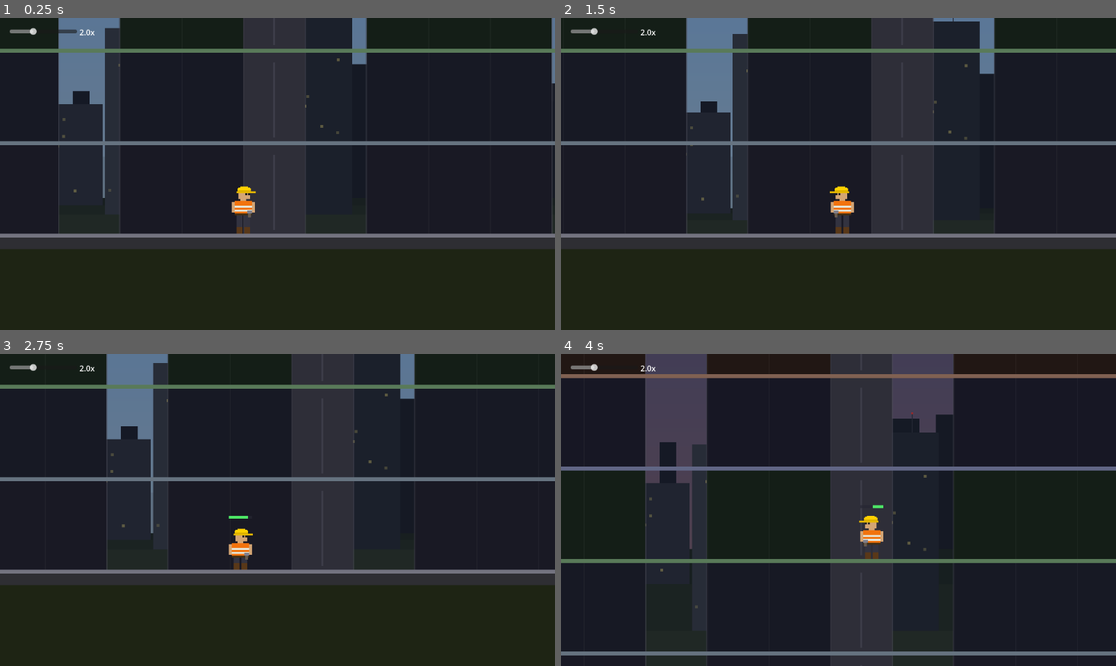
Above: before the commit, frames 1-4 (two rows, left to right).
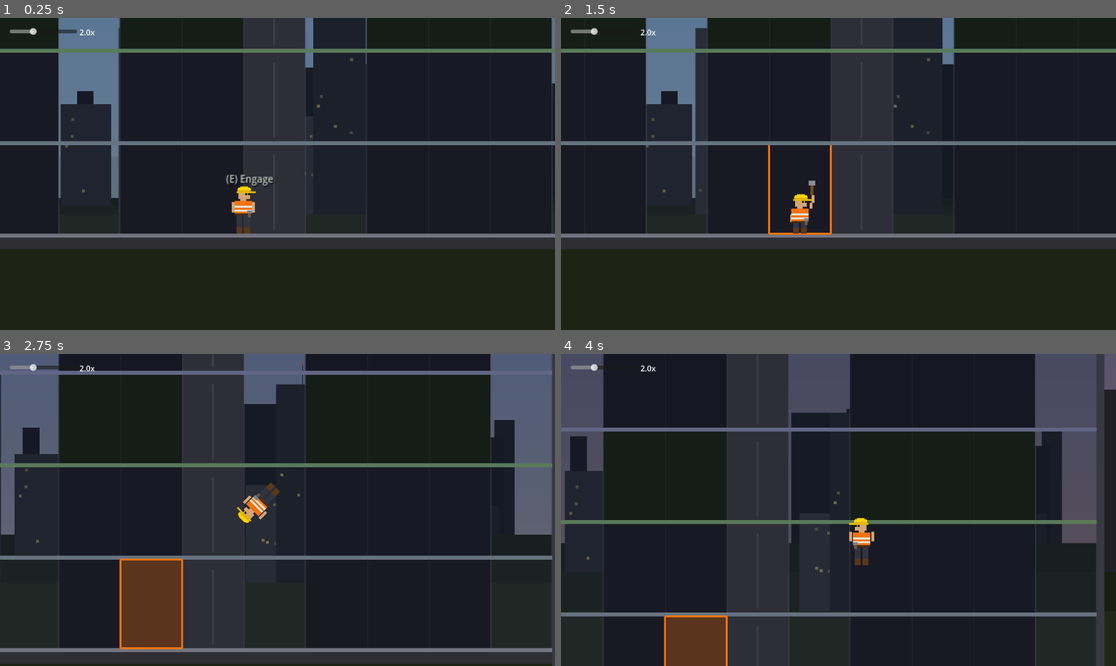
Above: after the commit, the same moments.

Repository: jaredclarkgay/space-tower
Game: Godot game, scene res://scenes/sim/sim.tscn
Two runs of this game, one before a commit and one after it. Both use one fixed random seed, a clock stepped at 60 frames per second and the inputs below.
Inputs (mouse positions are in pixels of both pictures, inside the frame that each line leads up to):
- Up to frame 1 (0.25 s): no input
- Up to frame 2 (1.5 s): tap Enter at 0.5 s; move the mouse to (960, 158) at 0.52 s; hold D (move_right) 0.53-1.28 s; hold S (drop) 0.53-1.28 s; click (960, 158) at 0.67 s; tap Space (jump) at 0.77, 1.07 s; tap E (interact) at 0.8, 1.35 s; move the mouse to (727, 189) at 1.27 s; hold A (move_left) from 1.28 s (still down)
- Up to frame 3 (2.75 s): tap Space (jump) at 1.52, 1.55, 1.82 s; move the mouse to (333, 441) at 2.02 s; release A (move_left) at 2.03 s; hold D (move_right) from 2.03 s (still down); hold Space (jump) from 2.03 s (still down); tap S (drop) at 2.3 s
- Up to frame 4 (4 s): move the mouse to (810, 572) at 2.77 s; release Space (jump) at 2.78 s; tap S (drop) at 2.85 s; click (810, 572) at 2.92 s; tap Space (jump) at 3.02, 3.32 s; tap E (interact) at 3.05, 3.6 s; move the mouse to (1005, 556) at 3.52 s; release D (move_right) at 3.53 s; hold A (move_left) from 3.53 s (still down); hold Space (jump) from 3.53 s (still down)

The runs differ from the first frame. In frame 1, 2.1% of the frame differs, in the area x 10-66%, y 0-58%; in frame 2, 7.5%; in frame 3, 36%; in frame 4, 39%, in the area x 0-100%, y 0-100%.

Commit message:
Add hammer claim mechanic, block interaction layer, horizontal parallax
Implement the core building verb for the 2D sim interior. Player kneels
and rapidly hammers blocks (8 strikes, ~0.7s) to claim them. Orange
borders grow around the block perimeter as claim progresses, with spark
particles per strike and flash/fill/shake on completion.

New files:
- block.gd: per-block interactive node with claim state, border Line2Ds,
  Area2D interaction zone, spark/completion particles, GameState wiring

Modified:
- sim.gd: buildable blocks are now Block nodes, screen shake on claim
  completion, find_nearest_claimable_block helper, horizontal parallax
  on all city/sky layers
- player_2d.gd: CLAIMING state with 8-strike timer sequence, input lock
  during strikes, jump cancels between strikes, (E) Engage prompt
- player_sprite.gd: kneeling hammer poses (wind-up/impact alternation)
- game_state.gd: block_claims and block_claim_owners dictionaries

Co-Authored-By: Claude Opus 4.6 (1M context) <noreply@anthropic.com>

Diff:
--- a/autoloads/game_state.gd
+++ b/autoloads/game_state.gd
@@ -25,6 +25,11 @@
 # Reckoning
 var reckoning_outcome: String = ""
 var builder_color: Color = Color.WHITE
+
+# Block claims — keyed by "claim_{floor}_{block}" → progress float (0.0–1.0)
+var block_claims: Dictionary = {}
+# Block claim owners — keyed by "claim_{floor}_{block}" → owner string
+var block_claim_owners: Dictionary = {}
 
 # Flags
 var panel_floor: int = 0
--- /dev/null
+++ b/scenes/sim/block.gd
@@ -0,0 +1,293 @@
+extends Node2D
+
+## Block claim and buildout state
+var block_index: int = -1
+var floor_index: int = -1
+
+## Claim state
+var claim_progress: float = 0.0
+var claim_owner: String = ""         # "player", "builder_ai", "suit", or ""
+var claim_locked: bool = false       # true when 1.0 reached
+var current_strike: int = 0          # 0-7, which strike we're on
+
+## Visual state
+var owner_color: Color = Color(0.95, 0.45, 0.05)  # default vest orange
+var is_player_nearby: bool = false
+
+## Dimensions (set by initialize())
+var block_width: float = 64.0
+var block_height: float = 92.0
+
+## Constants
+const STRIKES_TOTAL := 8
+const PROGRESS_PER_STRIKE := 0.125
+const BORDER_WIDTH := 2.0
+const FILL_ALPHA := 0.3
+const SPARK_COUNT := 10
+const COMPLETION_SPARK_COUNT := 25
+
+## Child nodes
+var _bg: ColorRect
+var _border_left: Line2D
+var _border_bottom: Line2D
+var _border_right: Line2D
+var _border_top: Line2D
+var _fill: ColorRect
+var _interaction_area: Area2D
+var _spark_particles: GPUParticles2D
+var _completion_particles: GPUParticles2D
+
+signal claim_completed(floor_idx, block_idx)
+
+
+func initialize(w: float, h: float, bg_color: Color) -> void:
+	block_width = w
+	block_height = h
+	_build_background(bg_color)
+	_build_borders()
+	_build_fill()
+	_build_interaction_area()
+	_build_spark_particles()
+	_build_completion_particles()
+
+
+func _build_background(bg_color: Color) -> void:
+	_bg = ColorRect.new()
+	_bg.position = Vector2.ZERO
+	_bg.size = Vector2(block_width, block_height)
+	_bg.color = bg_color
+	add_child(_bg)
+
+
+func _build_borders() -> void:
+	_border_left = _make_border()
+	_border_bottom = _make_border()
+	_border_right = _make_border()
+	_border_top = _make_border()
+	add_child(_border_left)
+	add_child(_border_bottom)
+	add_child(_border_right)
+	add_child(_border_top)
+
+
+func _make_border() -> Line2D:
+	var line := Line2D.new()
+	line.width = BORDER_WIDTH
+	line.visible = false
+	line.z_index = 2
+	return line
+
+
+func _build_fill() -> void:
+	_fill = ColorRect.new()
+	_fill.position = Vector2.ZERO
+	_fill.size = Vector2(block_width, block_height)
+	_fill.color = Color.TRANSPARENT
+	_fill.visible = false
+	_fill.z_index = 1
+	add_child(_fill)
+
+
+func _build_interaction_area() -> void:
+	_interaction_area = Area2D.new()
+	_interaction_area.collision_layer = 0
+	_interaction_area.collision_mask = 1  # detect player (layer 1)
+	var col_shape := CollisionShape2D.new()
+	var shape := RectangleShape2D.new()
+	shape.size = Vector2(block_width + 16, block_height + 16)
+	col_shape.shape = shape
+	col_shape.position = Vector2(block_width / 2.0, block_height / 2.0)
+	_interaction_area.add_child(col_shape)
+	add_child(_interaction_area)
+
+	_interaction_area.body_entered.connect(_on_player_enter)
+	_interaction_area.body_exited.connect(_on_player_exit)
+
+
+func _build_spark_particles() -> void:
+	_spark_particles = GPUParticles2D.new()
+	_spark_particles.emitting = false
+	_spark_particles.one_shot = true
+	_spark_particles.amount = SPARK_COUNT
+	_spark_particles.lifetime = 0.3
+	_spark_particles.explosiveness = 0.9
+	_spark_particles.z_index = 5
+
+	var mat := ParticleProcessMaterial.new()
+	mat.direction = Vector3(0, -1, 0)
+	mat.spread = 45.0
+	mat.initial_velocity_min = 80.0
+	mat.initial_velocity_max = 120.0
+	mat.gravity = Vector3(0, 200, 0)
+	mat.scale_min = 1.5
+	mat.scale_max = 2.0
+	# Bright owner color
+	var spark_color := owner_color
+	spark_color.v = 1.0  # max brightness
+	mat.color = spark_color
+	_spark_particles.process_material = mat
+	add_child(_spark_particles)
+
+
+func _build_completion_particles() -> void:
+	_completion_particles = GPUParticles2D.new()
+	_completion_particles.emitting = false
+	_completion_particles.one_shot = true
+	_completion_particles.amount = COMPLETION_SPARK_COUNT
+	_completion_particles.lifetime = 0.5
+	_completion_particles.explosiveness = 0.9
+	_completion_particles.z_index = 5
+
+	var mat := ParticleProcessMaterial.new()
+	mat.direction = Vector3(0, -1, 0)
+	mat.spread = 80.0
+	mat.initial_velocity_min = 60.0
+	mat.initial_velocity_max = 140.0
+	mat.gravity = Vector3(0, 150, 0)
+	mat.scale_min = 1.0
+	mat.scale_max = 2.5
+	mat.color = owner_color
+	_completion_particles.process_material = mat
+	_completion_particles.position = Vector2(block_width / 2.0, block_height / 2.0)
+	add_child(_completion_particles)
+
+
+func _on_player_enter(body: Node2D) -> void:
+	if body is CharacterBody2D:
+		is_player_nearby = true
+
+
+func _on_player_exit(body: Node2D) -> void:
+	if body is CharacterBody2D:
+		is_player_nearby = false
+
+
+## Called by the player when a strike completes
+func apply_strike(strike_index: int, who: String) -> void:
+	if claim_locked:
+		return
+
+	# First strike sets ownership
+	if claim_progress == 0.0:
+		claim_owner = who
+		owner_color = _get_color_for_owner(who)
+
+	current_strike = strike_index + 1
+	claim_progress = float(current_strike) * PROGRESS_PER_STRIKE
+	_update_borders()
+	_emit_sparks(strike_index)
+
+	if claim_progress >= 1.0:
+		_on_claim_complete()
+
+
+func _get_color_for_owner(who: String) -> Color:
+	if who == "player":
+		var gs: Node = get_node("/root/GameState")
+		if gs.builder_color != Color.WHITE:
+			return gs.builder_color
+		return Color(0.95, 0.45, 0.05)  # default vest orange
+	elif who == "suit":
+		return Color(0.7, 0.2, 0.2)
+	else:
+		return Color(0.95, 0.45, 0.05)
+
+
+func can_claim(who: String) -> bool:
+	if claim_locked:
+		return false
+	if claim_owner == "" or claim_owner == who:
+		return true
+	return false
+
+
+## Update the four border Line2Ds based on claim_progress
+## Borders fill the full perimeter smoothly across all 8 strikes
+func _update_borders() -> void:
+	var w := block_width
+	var h := block_height
+	# Perimeter fills: left (0–0.25), bottom (0.25–0.5), right (0.5–0.75), top (0.75–1.0)
+	var left_frac := clampf(claim_progress / 0.25, 0.0, 1.0)
+	_set_edge(_border_left, Vector2(0, h), Vector2(0, h - h * left_frac), left_frac)
+
+	var bottom_frac := clampf((claim_progress - 0.25) / 0.25, 0.0, 1.0)
+	_set_edge(_border_bottom, Vector2(0, h), Vector2(w * bottom_frac, h), bottom_frac)
+
+	var right_frac := clampf((claim_progress - 0.50) / 0.25, 0.0, 1.0)
+	_set_edge(_border_right, Vector2(w, h), Vector2(w, h - h * right_frac), right_frac)
+
+	var top_frac := clampf((claim_progress - 0.75) / 0.25, 0.0, 1.0)
+	_set_edge(_border_top, Vector2(w, 0), Vector2(w - w * top_frac, 0), top_frac)
+
+
+func _set_edge(line: Line2D, from: Vector2, to: Vector2, frac: float) -> void:
+	if frac <= 0.0:
+		line.visible = false
+		return
+	line.visible = true
+	line.clear_points()
+	line.add_point(from)
+	line.add_point(to)
+	line.default_color = owner_color
+	line.width = BORDER_WIDTH
+
+
+func _emit_sparks(_strike_index: int) -> void:
+	# Sparks fly from the hammer contact point (bottom center of block)
+	_spark_particles.position = Vector2(block_width * 0.5, block_height * 0.85)
+	var mat: ParticleProcessMaterial = _spark_particles.process_material
+	mat.direction = Vector3(0, -1, 0)
+	var spark_color := owner_color
+	spark_color.v = 1.0
+	mat.color = spark_color
+	_spark_particles.restart()
+	_spark_particles.emitting = true
+
+
+func _on_claim_complete() -> void:
+	claim_locked = true
+	_flash_borders()
+	_flood_fill()
+	_completion_particles.restart()
+	_completion_particles.emitting = true
+	claim_completed.emit(floor_index, block_index)
+
+	# Update GameState buildout
+	var gs: Node = get_node("/root/GameState")
+	var claimed_count := _count_claimed_blocks_on_floor()
+	var new_stage := 0
+	if claimed_count >= 7:
+		new_stage = 3
+	elif claimed_count >= 4:
+		new_stage = 2
+	elif claimed_count >= 2:
+		new_stage = 1
+	var current_stage: int = gs.buildout[floor_index].get("stage", 0)
+	if new_stage > current_stage:
+		gs.buildout[floor_index]["stage"] = new_stage
+
+
+func _count_claimed_blocks_on_floor() -> int:
+	var gs: Node = get_node("/root/GameState")
+	var count := 0
+	for bi in range(12):
+		var key := "claim_%d_%d" % [floor_index, bi]
+		if gs.block_claims.get(key, 0.0) >= 1.0:
+			count += 1
+	return count
+
+
+func _flash_borders() -> void:
+	for border in [_border_left, _border_bottom, _border_right, _border_top]:
+		border.default_color = Color.WHITE
+	var tween := create_tween()
+	tween.set_parallel(true)
+	for border in [_border_left, _border_bottom, _border_right, _border_top]:
+		tween.tween_property(border, "default_color", owner_color, 0.2)
+
+
+func _flood_fill() -> void:
+	_fill.visible = true
+	_fill.color = Color(owner_color, 0.0)
+	var tween := create_tween()
+	tween.tween_property(_fill, "color", Color(owner_color, FILL_ALPHA), 0.15)
--- a/scenes/sim/player_2d.gd
+++ b/scenes/sim/player_2d.gd
@@ -16,8 +16,15 @@
 const DROP_VELOCITY := 100.0
 const DROP_MAX_VELOCITY := 400.0
 
+# Claiming — 8 fast strikes while kneeling
+const STRIKE_DURATION := 0.075
+const STRIKE_PAUSE := 0.01
+
 # Collision layers: 1 = player, 2 = floors, 4 = walls
 const FLOOR_LAYER := 2
+
+enum PlayerState { IDLE, MOVING, JUMPING, CLAIMING }
+var state: PlayerState = PlayerState.IDLE
 
 var facing_right := true
 var walk_frame := 0
@@ -34,9 +41,50 @@
 var _drop_timer := 0.0
 var _dropping := false
 
+# Claiming state
+var _claim_target: Node2D = null
+var _claim_strike: int = 0        # which strike in sequence (0-3)
+var _claim_timer: float = 0.0
+var _claim_paused: bool = false   # brief pause between strikes
+var _claim_pause_timer: float = 0.0
+
 @onready var sprite: Node2D = $Sprite
+var _interact_label: Label = null
+
+func _ready() -> void:
+	_interact_label = Label.new()
+	_interact_label.text = "(E) Engage"
+	_interact_label.add_theme_font_size_override("font_size", 10)
+	_interact_label.add_theme_color_override("font_color", Color(0.85, 0.9, 0.85, 0.9))
+	_interact_label.add_theme_color_override("font_shadow_color", Color(0, 0, 0, 0.6))
+	_interact_label.add_theme_constant_override("shadow_offset_x", 1)
+	_interact_label.add_theme_constant_override("shadow_offset_y", 1)
+	_interact_label.horizontal_alignment = HORIZONTAL_ALIGNMENT_CENTER
+	_interact_label.position = Vector2(-32, -64)
+	_interact_label.size = Vector2(64, 14)
+	_interact_label.visible = false
+	_interact_label.z_index = 20
+	add_child(_interact_label)
+
+func _process(_delta: float) -> void:
+	# Show/hide interact prompt
+	if state == PlayerState.CLAIMING or not is_on_floor() or absf(velocity.x) > 5.0:
+		_interact_label.visible = false
+		return
+	var sim: Node2D = get_parent()
+	if sim.has_method("find_nearest_claimable_block"):
+		var block: Node2D = sim.find_nearest_claimable_block(global_position, "player")
+		_interact_label.visible = block != null
+	else:
+		_interact_label.visible = false
 
 func _physics_process(delta: float) -> void:
+	# --- Claiming state ---
+	if state == PlayerState.CLAIMING:
+		_process_claiming(delta)
+		move_and_slide()
+		return
+
 	var on_floor := is_on_floor()
 
 	# Landing squash
@@ -58,9 +106,17 @@
 		if _flip_timer > 0.06:  # ~16 fps flip animation
 			_flip_timer = 0.0
 			flip_frame = (flip_frame + 1) % 8
+		state = PlayerState.JUMPING
 	else:
 		flip_frame = 0
 		_flip_timer = 0.0
+
+	# --- Interact: start claiming ---
+	if on_floor and Input.is_action_just_pressed("interact"):
+		_try_start_claim()
+		if state == PlayerState.CLAIMING:
+			move_and_slide()
+			return
 
 	# --- Charged jump ---
 	if on_floor and Input.is_action_pressed("jump"):
@@ -104,10 +160,13 @@
 			if _walk_timer > frame_rate:
 				_walk_timer = 0.0
 				walk_frame = (walk_frame + 1) % 4
+			state = PlayerState.MOVING
 		else:
 			velocity.x = 0.0
 			walk_frame = 0
 			_walk_timer = 0.0
+			if on_floor:
+				state = PlayerState.IDLE
 	else:
 		velocity.x = 0.0
 		walk_frame = 0
@@ -120,7 +179,65 @@
 		position = Vector2(384.0, -10.0)
 		velocity = Vector2.ZERO
 		_dropping = false
+		state = PlayerState.IDLE
 		set_collision_mask_value(FLOOR_LAYER, true)
+
+
+func _try_start_claim() -> void:
+	var sim: Node2D = get_parent()
+	var block: Node2D = sim.find_nearest_claimable_block(global_position, "player")
+	if not block:
+		return
+	_claim_target = block
+	_claim_strike = block.current_strike
+	_claim_timer = STRIKE_DURATION
+	_claim_paused = false
+	state = PlayerState.CLAIMING
+	velocity = Vector2.ZERO
+	walk_frame = 0
+	# Snap to block center x (in world space)
+	var block_center_x: float = block.global_position.x + block.block_width / 2.0
+	position.x = block_center_x
+
+
+func _process_claiming(delta: float) -> void:
+	# Jump cancels between strikes
+	if _claim_paused and Input.is_action_just_pressed("jump"):
+		_cancel_claim()
+		return
+
+	if _claim_paused:
+		_claim_pause_timer -= delta
+		if _claim_pause_timer <= 0.0:
+			_claim_paused = false
+			_claim_timer = STRIKE_DURATION
+		return
+
+	_claim_timer -= delta
+	if _claim_timer <= 0.0:
+		# Strike complete
+		_claim_target.apply_strike(_claim_strike, "player")
+		# Save to GameState
+		var gs: Node = get_node("/root/GameState")
+		var key := "claim_%d_%d" % [_claim_target.floor_index, _claim_target.block_index]
+		gs.block_claims[key] = _claim_target.claim_progress
+		gs.block_claim_owners[key] = "player"
+
+		_claim_strike += 1
+		if _claim_strike >= 8:
+			# Block complete
+			state = PlayerState.IDLE
+			_claim_target = null
+			return
+		# Pause before next strike
+		_claim_paused = true
+		_claim_pause_timer = STRIKE_PAUSE
+
+
+func _cancel_claim() -> void:
+	state = PlayerState.IDLE
+	_claim_target = null
+	_claim_paused = false
 
 func _land_squash() -> void:
 	sprite.scale = Vector2(1.15, 0.85)
--- a/scenes/sim/player_sprite.gd
+++ b/scenes/sim/player_sprite.gd
@@ -12,6 +12,10 @@
 const C_EYES := Color(0.12, 0.12, 0.12)
 const C_BELT := Color(0.25, 0.18, 0.08)
 
+# Hammer colors
+const C_HANDLE := Color(0.45, 0.30, 0.15)
+const C_HAMMER_HEAD := Color(0.55, 0.55, 0.60)
+
 # Power bar colors
 const C_BAR_BG := Color(0.15, 0.15, 0.2, 0.7)
 const C_BAR_JUMP := Color(0.3, 0.9, 0.4)
@@ -25,6 +29,16 @@
 
 	# Direction flip via draw transform — decoupled from scale/tweens
 	var flip_x := -1.0 if not player.facing_right else 1.0
+
+	# Claiming — kneeling hammer, alternates up/down each strike
+	if player.state == player.PlayerState.CLAIMING:
+		draw_set_transform(Vector2.ZERO, 0.0, Vector2(flip_x, 1.0))
+		if player._claim_strike % 2 == 0:
+			_draw_kneel_hammer_up()
+		else:
+			_draw_kneel_hammer_down()
+		draw_set_transform(Vector2.ZERO)
+		return
 
 	if player.charging_jump:
 		draw_set_transform(Vector2.ZERO, 0.0, Vector2(flip_x, 1.0))
@@ -151,3 +165,47 @@
 	draw_set_transform(Vector2.ZERO, 0.0, Vector2(fx, 1.0))
 	# Front arm
 	draw_rect(Rect2(9, -33 + squash, 3, 11), C_SKIN)
+
+# --- Hammer poses (claiming) — kneeling, rapid hammering ---
+
+## Kneeling with hammer raised high overhead (wind-up)
+func _draw_kneel_hammer_up() -> void:
+	# Back arm bracing on knee
+	draw_rect(Rect2(-10, -20, 3, 8), C_SKIN)
+	# Kneeling legs — one knee down, one foot planted
+	draw_rect(Rect2(-7, -12, 6, 6), C_PANTS)    # back thigh
+	draw_rect(Rect2(-7, -6, 6, 6), C_BOOTS)     # back knee on ground
+	draw_rect(Rect2(1, -16, 6, 10), C_PANTS)    # front leg bent
+	draw_rect(Rect2(1, -6, 6, 6), C_BOOTS)      # front foot planted
+	# Torso shifted down for kneel
+	var player: CharacterBody2D = get_parent()
+	var fx := -1.0 if not player.facing_right else 1.0
+	draw_set_transform(Vector2(0, 8), 0.0, Vector2(fx, 1.0))
+	_draw_body_upper()
+	draw_set_transform(Vector2.ZERO, 0.0, Vector2(fx, 1.0))
+	# Front arm raised high — hammer well overhead and out from body
+	draw_rect(Rect2(10, -32, 3, 6), C_SKIN)     # upper arm angled out
+	draw_rect(Rect2(12, -40, 3, 8), C_SKIN)     # forearm reaching up
+	draw_rect(Rect2(11, -50, 3, 10), C_HANDLE)  # handle high up
+	draw_rect(Rect2(9, -55, 7, 5), C_HAMMER_HEAD) # head way up top
+
+## Kneeling with hammer striking down — arm extended out from body
+func _draw_kneel_hammer_down() -> void:
+	# Back arm bracing on knee
+	draw_rect(Rect2(-10, -20, 3, 8), C_SKIN)
+	# Kneeling legs — same as up pose
+	draw_rect(Rect2(-7, -12, 6, 6), C_PANTS)
+	draw_rect(Rect2(-7, -6, 6, 6), C_BOOTS)
+	draw_rect(Rect2(1, -16, 6, 10), C_PANTS)
+	draw_rect(Rect2(1, -6, 6, 6), C_BOOTS)
+	# Torso shifted down + slight forward lean into the strike
+	var player: CharacterBody2D = get_parent()
+	var fx := -1.0 if not player.facing_right else 1.0
+	draw_set_transform(Vector2(2, 10), 0.0, Vector2(fx, 1.0))
+	_draw_body_upper()
+	draw_set_transform(Vector2.ZERO, 0.0, Vector2(fx, 1.0))
+	# Front arm extended well out — hammer hits ground away from body
+	draw_rect(Rect2(10, -22, 3, 8), C_SKIN)     # upper arm out
+	draw_rect(Rect2(13, -14, 3, 10), C_SKIN)    # forearm reaching down and out
+	draw_rect(Rect2(14, -4, 3, 7), C_HANDLE)    # handle angled to ground
+	draw_rect(Rect2(12, 2, 7, 4), C_HAMMER_HEAD) # head strikes ground, well clear of body
--- a/scenes/sim/sim.gd
+++ b/scenes/sim/sim.gd
@@ -37,6 +37,11 @@
 const C_ELEVATOR := Color(0.18, 0.18, 0.22)
 const C_BLOCK_LINE := Color(1, 1, 1, 0.04)
 const C_LABEL := Color(0.6, 0.65, 0.6, 0.5)
+
+const SCREEN_SHAKE_PX := 2.0
+const SCREEN_SHAKE_DURATION := 0.1
+
+const BlockScript: GDScript = preload("res://scenes/sim/block.gd")
 
 # Camera
 const CAM_LERP := 8.0
@@ -122,18 +127,24 @@
 	# Each layer is a world-space Node2D. To create parallax depth:
 	# layer.position.y = base_y + cam_y * (1.0 - depth_factor)
 	# depth_factor: 0.0 = pinned to screen (sky), 1.0 = foreground (no parallax)
+	var cam_x := camera.position.x
 	var cam_y := camera.position.y
 	var sky_base_y := -float(TOWER_HEIGHT) - 400.0
+	# Horizontal parallax origin — center of the tower
+	var cam_x_center := FLOOR_WIDTH / 2.0
+	var cam_dx := cam_x - cam_x_center
 
 	# Sky — pinned to screen (factor 0.0)
 	if _sky_rect:
 		_sky_rect.position.y = sky_base_y + cam_y * 1.0
+		_sky_rect.position.x = -BG_MARGIN + cam_dx * 0.98
 	if _sky_mat:
 		_sky_mat.set_shader_parameter("camera_y", cam_y)
 
 	# Stars — nearly pinned (factor 0.05)
 	if _stars_rect:
 		_stars_rect.position.y = sky_base_y + cam_y * 0.95
+		_stars_rect.position.x = -BG_MARGIN + cam_dx * 0.95
 	if _stars_mat:
 		_stars_mat.set_shader_parameter("camera_y", cam_y)
 		_stars_mat.set_shader_parameter("time_val", Time.get_ticks_msec() / 1000.0)
@@ -141,10 +152,13 @@
 	# City layers — each lags behind camera by different amounts
 	if _far_city:
 		_far_city.position.y = cam_y * 0.85   # factor 0.15
+		_far_city.position.x = cam_dx * 0.12
 	if _mid_city:
 		_mid_city.position.y = cam_y * 0.70   # factor 0.30
+		_mid_city.position.x = cam_dx * 0.25
 	if _near_city:
 		_near_city.position.y = cam_y * 0.50  # factor 0.50
+		_near_city.position.x = cam_dx * 0.40
 
 	# Fade city at altitude
 	var alt := clampf(-cam_y / float(TOWER_HEIGHT), 0.0, 1.0)
@@ -312,6 +326,32 @@
 			door_line.size = Vector2(2, FLOOR_HEIGHT - SLAB_HEIGHT - 14)
 			door_line.color = Color(0.3, 0.3, 0.35, 0.5)
 			floor_node.add_child(door_line)
+		else:
+			# Buildable block — interactive Block node
+			var block := Node2D.new()
+			block.set_script(BlockScript)
+			block.name = "Block_%d_%d" % [index, bi]
+			block.position = Vector2(bx, block_top)
+			block.block_index = bi
+			block.floor_index = index
+			block.initialize(BLOCK_WIDTH, FLOOR_HEIGHT - SLAB_HEIGHT, FLOOR_BG_COLORS[index])
+			block.claim_completed.connect(_on_block_claimed)
+			# Restore any saved claim state
+			var gs: Node = get_node("/root/GameState")
+			var key := "claim_%d_%d" % [index, bi]
+			var saved_progress: float = gs.block_claims.get(key, 0.0)
+			if saved_progress > 0.0:
+				var saved_owner: String = gs.block_claim_owners.get(key, "player")
+				block.claim_owner = saved_owner
+				block.owner_color = block._get_color_for_owner(saved_owner)
+				block.claim_progress = saved_progress
+				block.current_strike = int(saved_progress / 0.25)
+				block._update_borders()
+				if saved_progress >= 1.0:
+					block.claim_locked = true
+					block._fill.visible = true
+					block._fill.color = Color(block.owner_color, block.FILL_ALPHA)
+			floor_node.add_child(block)
 
 		if bi > 0:
 			var grid_line := ColorRect.new()
@@ -385,3 +425,35 @@
 
 func _is_elev_block(bi: int) -> bool:
 	return bi == 6
+
+func _on_block_claimed(_floor_idx: int, _block_idx: int) -> void:
+	screen_shake()
+
+func screen_shake(magnitude: float = SCREEN_SHAKE_PX, duration: float = SCREEN_SHAKE_DURATION) -> void:
+	var original := camera.offset
+	var tween := create_tween()
+	tween.tween_property(camera, "offset", original + Vector2(magnitude, -magnitude), duration * 0.25)
+	tween.tween_property(camera, "offset", original + Vector2(-magnitude, magnitude), duration * 0.25)
+	tween.tween_property(camera, "offset", original, duration * 0.5)
+
+## Find the nearest claimable Block node to a world position
+func find_nearest_claimable_block(world_pos: Vector2, who: String) -> Node2D:
+	var best: Node2D = null
+	var best_dist := INF
+	for fi in range(NUM_FLOORS):
+		var floor_node := get_node_or_null("Floor%d" % fi)
+		if not floor_node:
+			continue
+		for child in floor_node.get_children():
+			if not child.has_method("can_claim"):
+				continue
+			if not child.is_player_nearby:
+				continue
+			if not child.can_claim(who):
+				continue
+			var block_center: Vector2 = child.global_position + Vector2(child.block_width / 2.0, child.block_height / 2.0)
+			var dist := world_pos.distance_to(block_center)
+			if dist < best_dist:
+				best_dist = dist
+				best = child
+	return best
Not shown, added: scenes/sim/block.gd.uid
